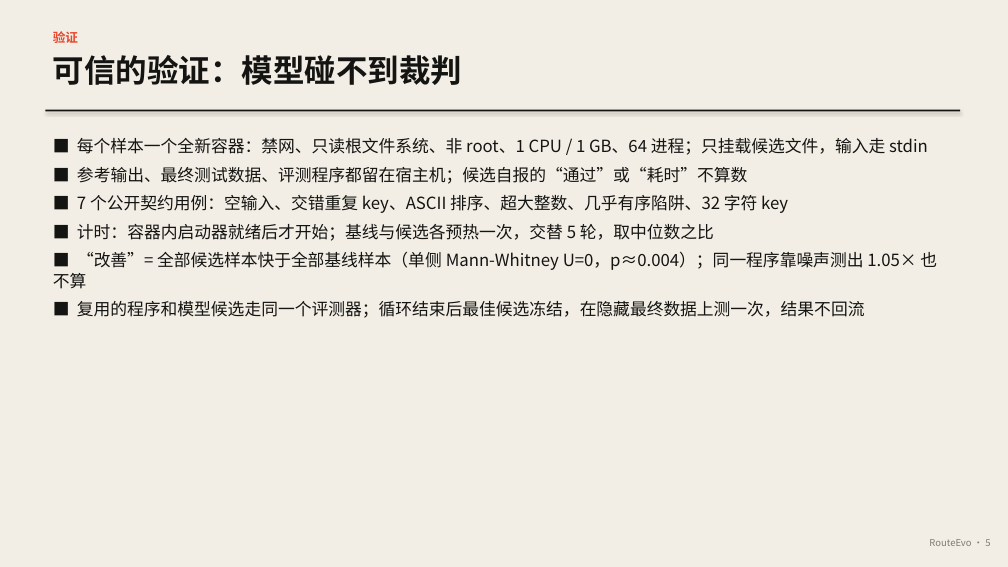
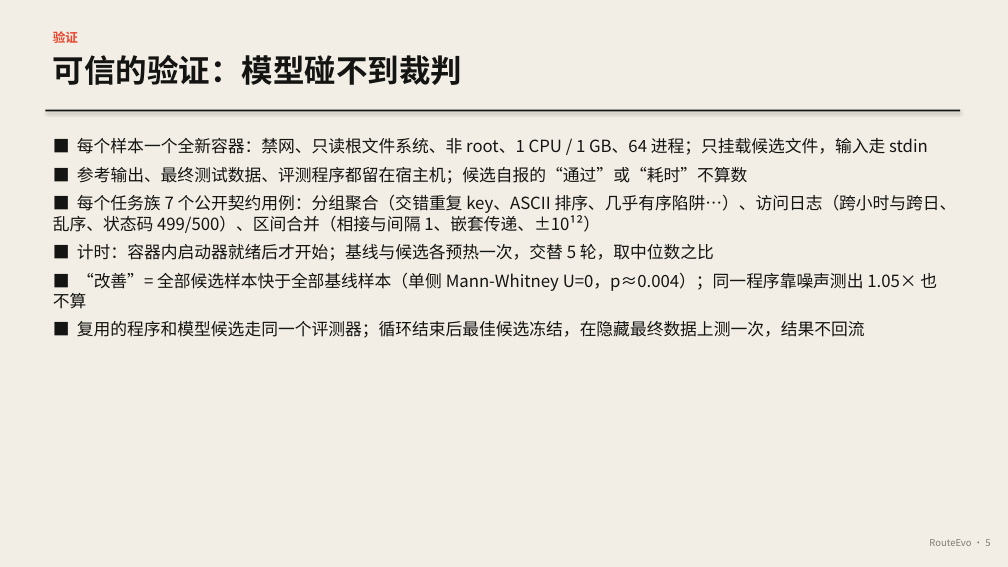
Before and after one commit to bohack-2026-hw/QuotaCrux, a slide deck: slide 5 of docs/RouteEvo.pptx. Drawn at 1008x567 pixels with LibreOffice and Linux fonts; fonts in the diff are those of the drawing. Boxes give left, top, right and bottom in pixels: in the first picture for what was removed or moved away, otherwise in the second. Text is boxed around its words. In the diff, an @@ line names an element or a change of style, - is before the commit and + after.

```diff
--- a/docs/RouteEvo.pptx
+++ b/docs/RouteEvo.pptx
@@ text at box(53, 194, 957, 233): text changed @@
-■ 7 个公开契约用例：空输入、交错重复 key、ASCII 排序、超大整数、几乎有序陷阱、32 字符 key
+■ 每个任务族 7 个公开契约用例：分组聚合（交错重复 key、ASCII 排序、几乎有序陷阱…）、访问日志（跨小时与跨日、乱序、状态码 499/500）、区间合并（相接与间隔 1、嵌套传递、±10¹²）
```
Also in this commit, not shown: 9 other slides changed, 4 slides added, 8 other files.
